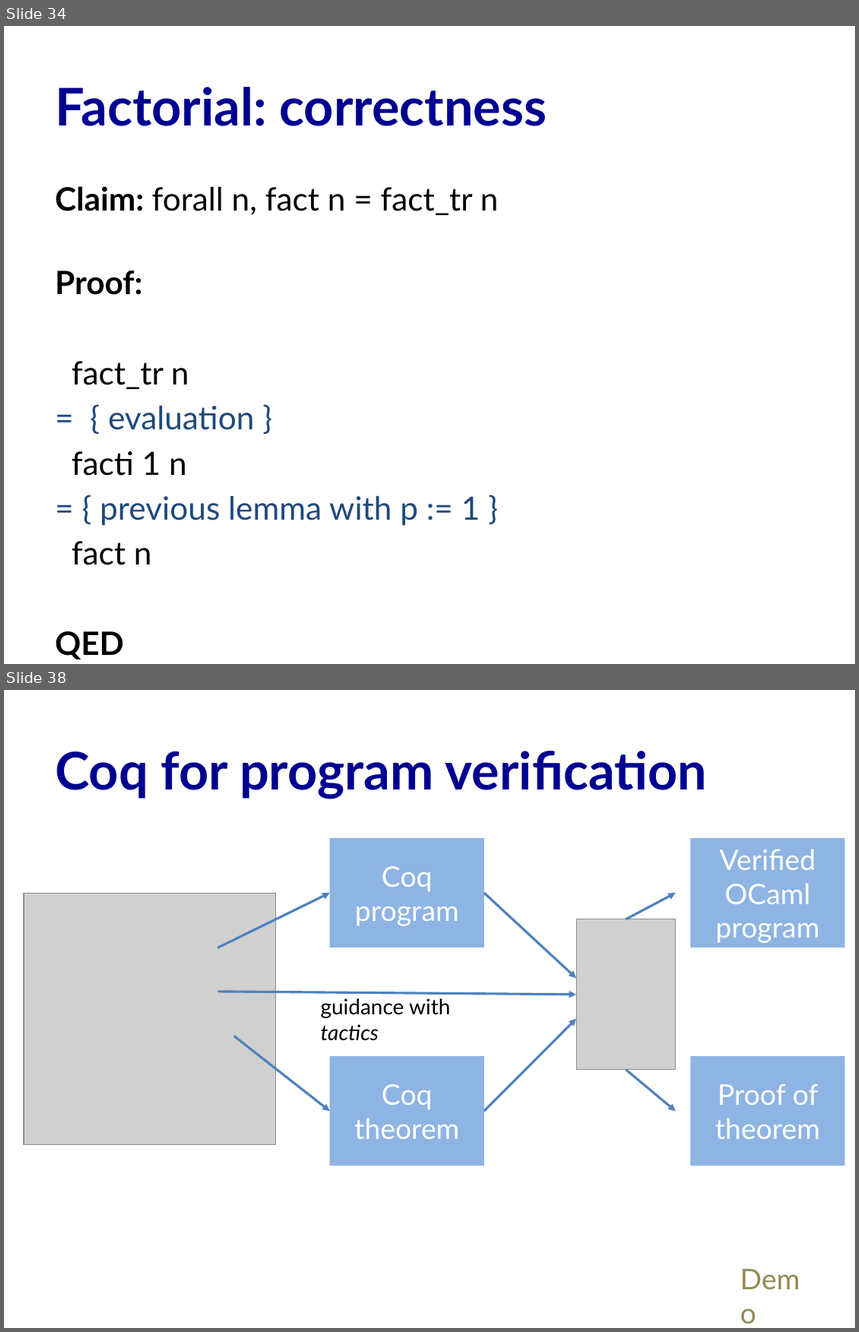
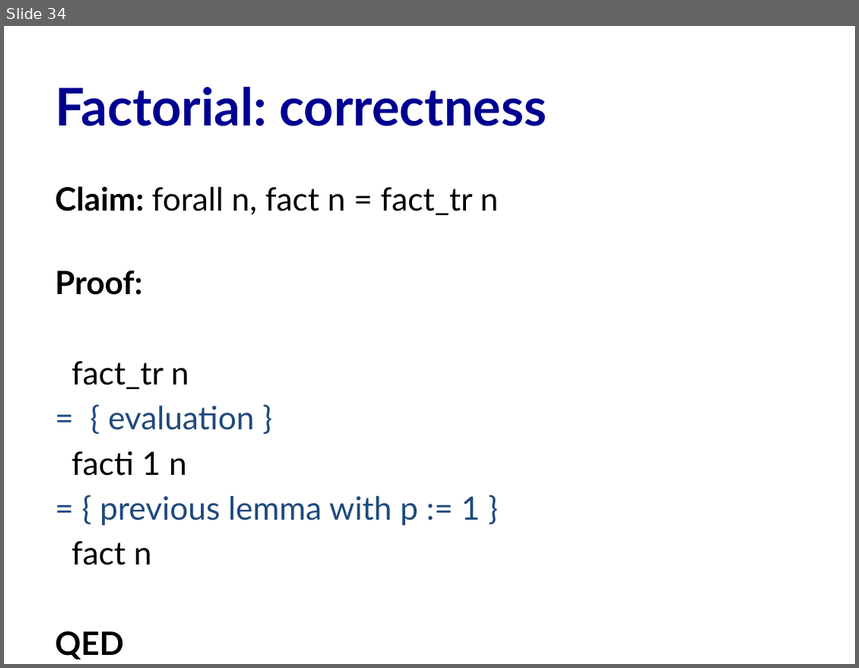
Before and after one commit to cs3110/materials-2019fa, a slide deck: 20-proofs/lec.pptx. Shown one above the other, each under a label of ours: slides 34 and 38 before the commit, slide 34 after it; the slides between them are not shown. The pictures are 859x1332 and 859x668 pixels, drawn with LibreOffice and Linux fonts; fonts in the diff are those of the drawing; grey boxes stand for pictures. Boxes give left, top, right and bottom in pixels: in the first picture for what was removed or moved away, otherwise in the second. Text is boxed around its words. In the diff, an @@ line names an element or a change of style, - is before the commit and + after.

```diff
--- a/20-proofs/lec.pptx
+++ b/20-proofs/lec.pptx
@@ slide 38 removed at <box>4,690,855,1328</box>, background #FFFFFF @@
@@ title removed at <box>55,751,708,799</box> @@
-Coq for program verification
@@ rectangle removed at <box>330,838,484,948</box> @@
-Coq program
@@ rectangle removed at <box>691,838,845,948</box> @@
-Verified OCaml program
@@ picture removed at <box>24,894,275,1145</box> @@
@@ arrow removed from (218, 948) to (330, 894) @@
@@ arrow removed from (484, 894) to (576, 979) @@
@@ arrow removed from (626, 919) to (676, 894) @@
@@ picture removed at <box>576,919,676,1070</box> @@
@@ arrow removed from (484, 1111) to (576, 1018) @@
@@ arrow removed from (234, 1037) to (330, 1111) @@
@@ rectangle removed at <box>330,1057,484,1167</box> @@
-Coq theorem
@@ group removed at <box>218,991,845,1167</box>: 2 arrows, 1 text, 1 rectangle @@
-guidance with tactics
-Proof of theorem
@@ text removed at <box>732,1258,817,1300</box> @@
-Demo
```
Also in this commit, not shown: 2 slides changed, 4 other slides removed, 7 other files.
